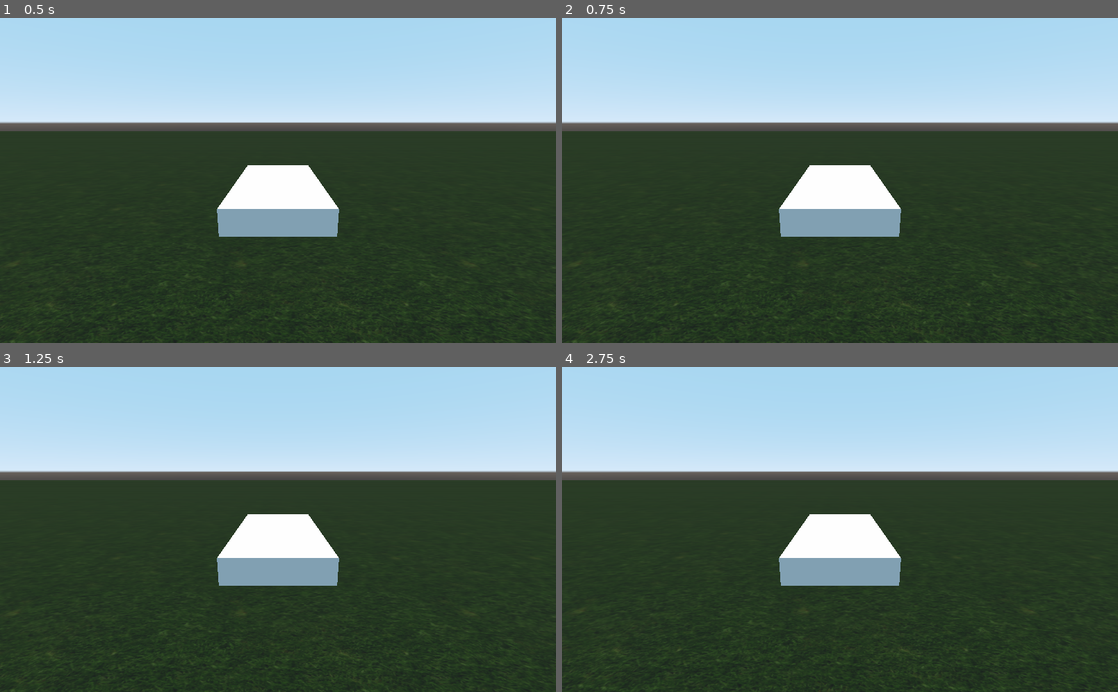
Above: before the commit, frames 1-4 (two rows, left to right).
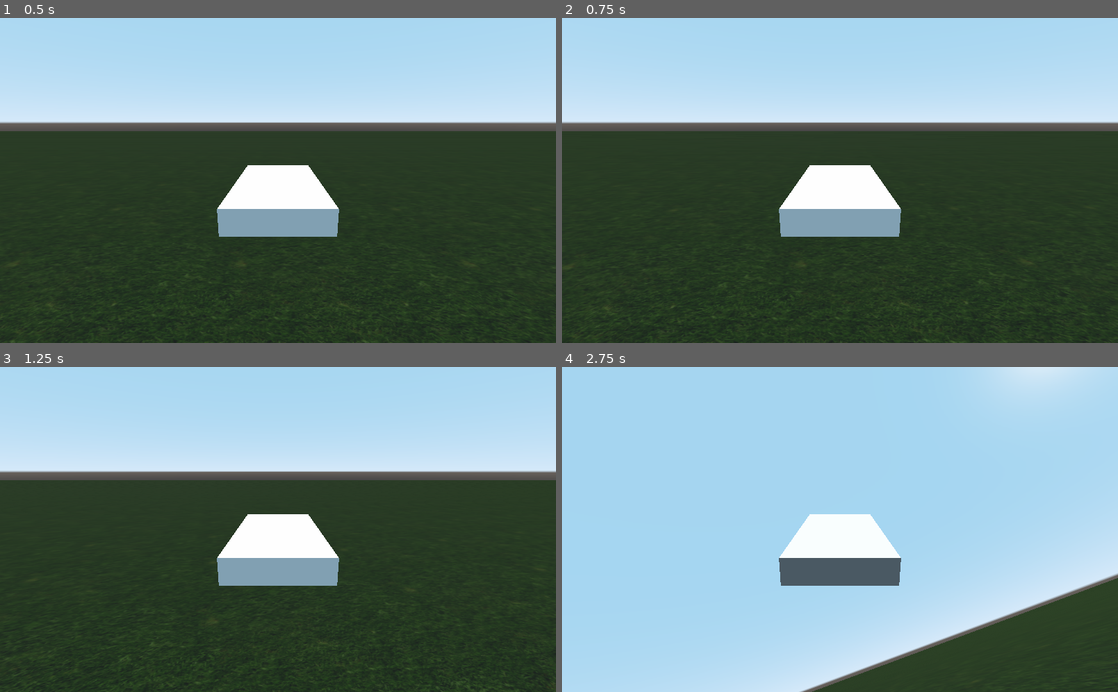
Above: after the commit, the same moments.

Repository: david-andrew/Mehve
Game: Godot game, scene res://Root.tscn
The game is run twice, just before and just after one commit, with the same random seed, the same clock (stepped at 60 frames per second) and the same inputs.
Inputs:
- Up to frame 1 (0.5 s): no input
- Up to frame 2 (0.75 s): tap Enter (ui_accept) at 0.5, 0.6 s; hold D from 0.53 s (still down)
- Up to frame 3 (1.25 s): keep holding D; tap Enter (ui_accept) at 0.77, 1.07 s
- Up to frame 4 (2.75 s): release D at 1.28 s; hold Down (ui_down) 1.28-2.03 s; tap Enter (ui_accept) at 1.35, 1.52, 1.82, 2.1 s; hold D from 2.03 s (still down)

Frame 1 is identical in both runs. In frame 2, 0.2% of the frame differs, in the area x 1-99%, y 69-100%; in frame 3, 0.4%; in frame 4, 65%, in the area x 0-100%, y 0-100%.

Commit message:
added basic roll, pitch and yaw controls. started implementing json specified aerodynamics model loading

Diff:
--- a/Aerodynamics/grob103.json
+++ b/Aerodynamics/grob103.json
@@ -8,28 +8,28 @@
             "span": [8.75, 0.5, 0],
             "chord": [0, 0, 1.3],
             "lift": true,
-            "mirror": true,
+            "mirror": true
         },
         {
             "root": [0, 1, -4.5],
             "span": [1.7, 0, 0],
             "chord": [0, 0, 0.8],
             "lift": true,
-            "mirror": true,
+            "mirror": true
         },
         {
             "root": [0, 0, -4.25],
             "span": [0, 1, -0.25],
             "chord": [0, 0, 0.5],
             "lift": false,
-            "mirror": false,
+            "mirror": false
         },
         {
             "root": [0, -0.5, -0.75],
             "span": [0, 1, 0],
             "chord": [0, 0, 7.5],
             "lift": false,
-            "mirror": false,
+            "mirror": false
         }
     ],
     "weights":
--- a/GliderRoot.gd
+++ b/GliderRoot.gd
@@ -1,22 +1,32 @@
 extends RigidBody
 
-# Declare member variables here. Examples:
-# var a = 2
-# var b = "text"
+
+
 
 const DISABLE_GRAVITY = true
 
+#TODO->look into converting these to const (for now requires godot source modification...)
+export var MAX_THRUST = 1
+export var MIN_THRUST = 0
+
+export var aero_model_file = 'grob103.json'
 
 
+#forces applied to the craft
 var thrust = 0
-var thrust_delta = 0.1
-#const default_force = Vector3(0, 9.8, 0)
+var pitch = 0
+var roll = 0
+var yaw = 0
+export var TORQUE_APPLY = 0.5
 
-#var constant_forces = [Vector3(0, -1, 0)] #array of all forces acting on the glider
-#var dynamic_forces = []
+export var THRUST_DELTA = 0.1
+
+
 
 # Called when the node enters the scene tree for the first time.
 func _ready():
+	construct_aerodynamics()
+
 #	self.add_central_force(direction * get_dynamic_force())
 #	self.set_linear_velocity(Vector3(0, 1, 0.3))
 
@@ -28,24 +38,15 @@
 #
 ## Called every frame. 'delta' is the elapsed time since the previous frame.
 func _process(delta):
-	self.add_central_force(get_dynamic_force())
-#	if Input.is_action_just_pressed("ui_down"):
-#		thrust -= 0.25
-#	elif Input.is_action_just_pressed("ui_up"):
-#		thrust += 0.25
-#	elif Input.is_action_just_pressed("ui_cancel"):
-#		get_tree().quit()
-#	elif Input.is_action_just_pressed("ui_accept"):
-#		self.gravity_scale = 1
-#	elif Input.is_action_just_released("ui_accept"):
-#		self.gravity_scale = 0
-
-
+	self.add_central_force(get_control_force())
+	self.add_torque(get_control_torque())
 
 
 func _input(event):
-#	print(event.as_text())
-	if event.is_action_pressed("ui_page_down"):
+	#handle regular actions
+	if event.is_action_pressed("ui_cancel"):
+		get_tree().quit()
+	elif event.is_action_pressed("ui_page_down"):
 		self.gravity_scale = 1
 	elif event.is_action_released("ui_page_down"):
 		self.gravity_scale = 0
@@ -53,31 +54,87 @@
 		self.gravity_scale = -1
 	elif event.is_action_released("ui_page_up"):
 		self.gravity_scale = 0
-	elif event.is_action_pressed("ui_cancel"):
-		get_tree().quit()
-	elif event.is_action_pressed("ui_up"):
-		thrust += thrust_delta
-	elif event.is_action_pressed("ui_down"):
-		thrust -= thrust_delta
 
+
+	#because not enough actions for 8-DoF, using raw keypresses
 	if event is InputEventKey:
-		print("state: thrust=%f," % thrust)
+		match event.scancode:
+			KEY_W:
+				change_thrust(THRUST_DELTA)
+			KEY_A:
+				yaw = TORQUE_APPLY if event.pressed else 0
+			KEY_S:
+				change_thrust(-THRUST_DELTA)
+			KEY_D:
+				yaw = -TORQUE_APPLY if event.pressed else 0
+			KEY_UP:
+				pitch = TORQUE_APPLY if event.pressed else 0
+			KEY_DOWN:
+				pitch = -TORQUE_APPLY if event.pressed else 0
+			KEY_LEFT:
+				roll = -TORQUE_APPLY if event.pressed else 0
+			KEY_RIGHT:
+				roll = TORQUE_APPLY if event.pressed else 0
 
 
 
-func get_dynamic_force():
-	var force = Vector3(0,0,0)
-#	for f in dynamic_forces:
-#		force += f
-	force += compute_thrust()
-	print(force)
+#	if event is InputEventKey:
+#		print("state: thrust=%f," % thrust)
+#
+
+func change_thrust(delta):
+	thrust = clamp(thrust + delta, MIN_THRUST, MAX_THRUST)
+
+func get_control_force():
+	var local_force = Vector3(0, 0, thrust)
+	var force = self.global_transform.basis.xform(local_force)
+#	print('force: ' + String(force))
 	return force
 
-func compute_thrust():
-	var local_thrust = Vector3(0, 0, thrust)
-	return self.global_transform.basis.xform(local_thrust)
-#	return self.global_transform.xform(local_thrust)
+func get_control_torque():
+	var local_torque = Vector3(pitch, yaw, roll)
+	var torque = self.global_transform.basis.xform(local_torque)
+#	print('torque: ' + String(torque))
+	return torque
+
+#func get_dynamic_force():
+#	var force = Vector3(0,0,0)
+##	for f in dynamic_forces:
+##		force += f
+#	force += compute_thrust()
+#	print(force)
+#	return force
+
+
+
 
 func compute_drag():
 	#todo->return a drag vector to apply to the rigidbody
 	pass
+
+
+
+func load_aerodynamics():
+	#read in the json file with the aerodynamics model
+	var file = File.new()
+	file.open('res://Aerodynamics/' + aero_model_file, File.READ)
+	return JSON.parse(file.get_as_text()).result
+
+
+func construct_aerodynamics():
+	var model = load_aerodynamics()
+
+
+	var origin = array_to_vector3(model['origin'])
+	var density = model['density']
+	for surface in model['surfaces']:
+		print(surface)
+	for weight in model['weights']:
+		print(weight)
+
+
+	#use the loaded aerodynamics model to construct the variables and physics objects for
+	pass
+
+func array_to_vector3(arr):
+	return Vector3(arr[0], arr[1], arr[2])
